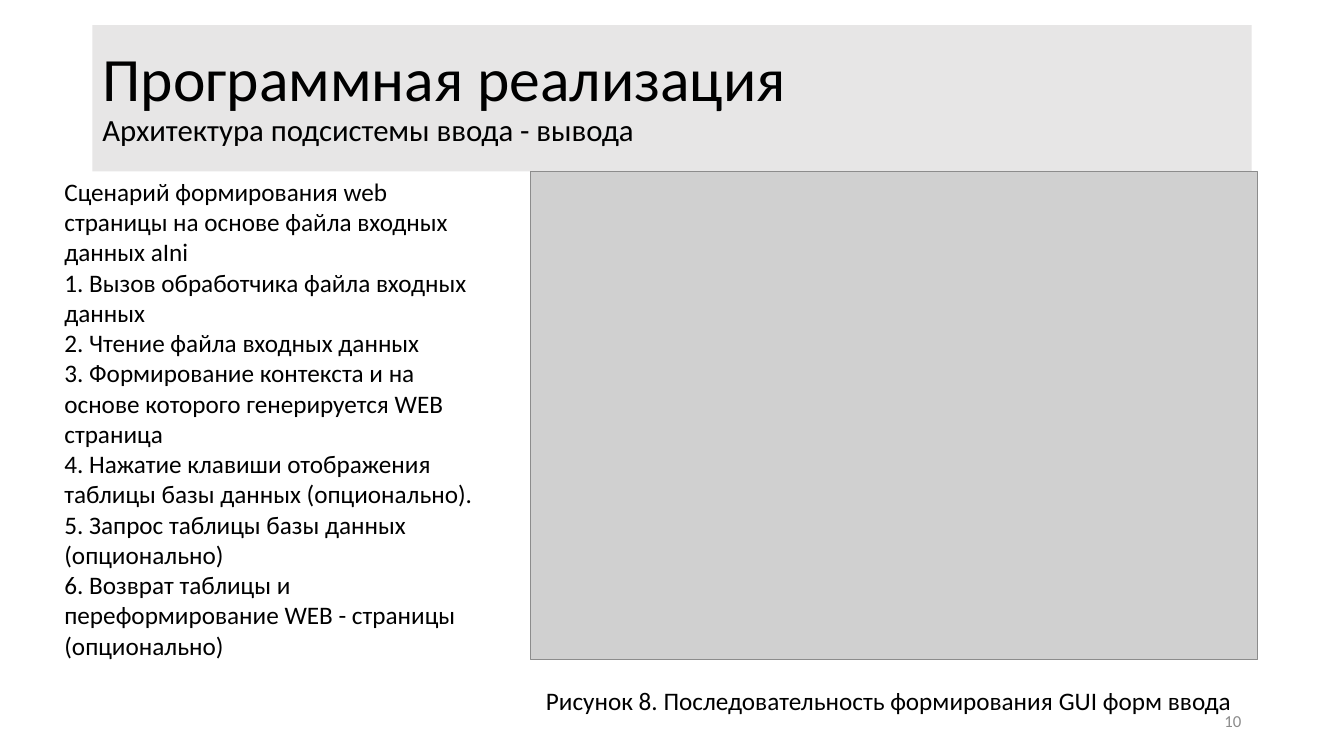
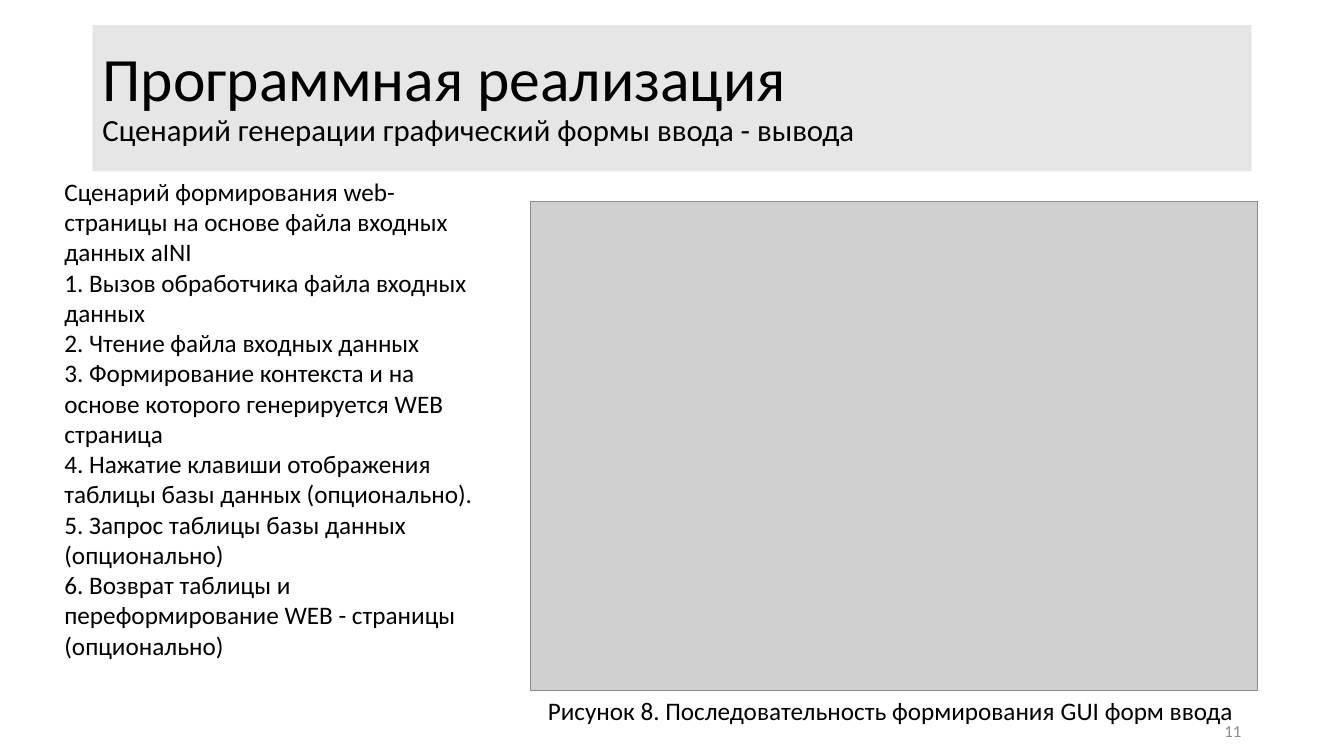
Before and after one commit to ITesserakt/Kodept, a slide deck: slide 11 of 04 - ВКРы/2018-2019 - Генератор кода GBSE решателей/03 - Презентация/Презентация3.0.pdf.pptm (slide 10 before the commit). Drawn at 1344x756 pixels with LibreOffice and Linux fonts; fonts in the diff are those of the drawing; grey boxes stand for pictures. Boxes give left, top, right and bottom in pixels: in the first picture for what was removed or moved away, otherwise in the second. Text is boxed around its words. In the diff, an @@ line names an element or a change of style, - is before the commit and + after.

```diff
--- a/04 - ВКРы/2018-2019 - Генератор кода GBSE решателей/03 - Презентация/Презентация3.0.pdf.pptm
+++ b/04 - ВКРы/2018-2019 - Генератор кода GBSE решателей/03 - Презентация/Презентация3.0.pdf.pptm
@@ title at (102, 61, 854, 146): text changed @@
-Программная реализация
-Архитектура подсистемы ввода - вывода
+Программная реализация
+Сценарий генерации графический формы ввода - вывода
@@ text at (64, 183, 447, 265): text changed @@
-Сценарий формирования web страницы на основе файла входных данных aIni
+Сценарий формирования web-страницы на основе файла входных данных aINI
@@ picture: place and size @@
-picture at (530, 171, 1257, 659)
+picture at (530, 202, 1257, 690)
@@ text "Рисунок 8. Последовательность формирования GUI ...": place and size @@
-text "Рисунок 8. Последовательность формирования GUI ..." at (546, 692, 1231, 714)
+text "Рисунок 8. Последовательность формирования GUI ..." at (548, 702, 1233, 724)
@@ page number at (1224, 726, 1241, 737): text changed @@
-10
+11
```
Also in this commit, not shown: 8 other slides changed, 2 slides added, 1 slide removed.
